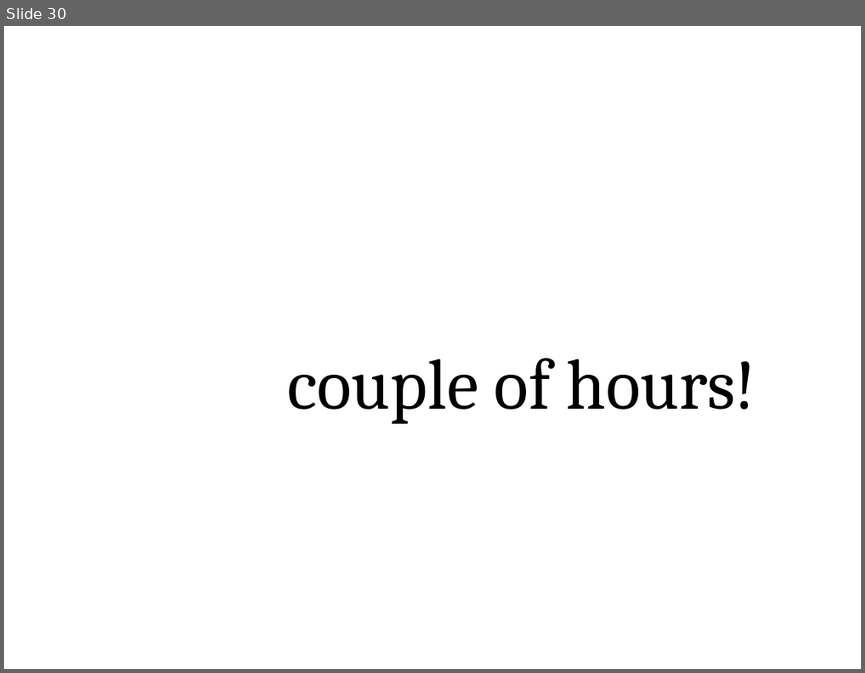
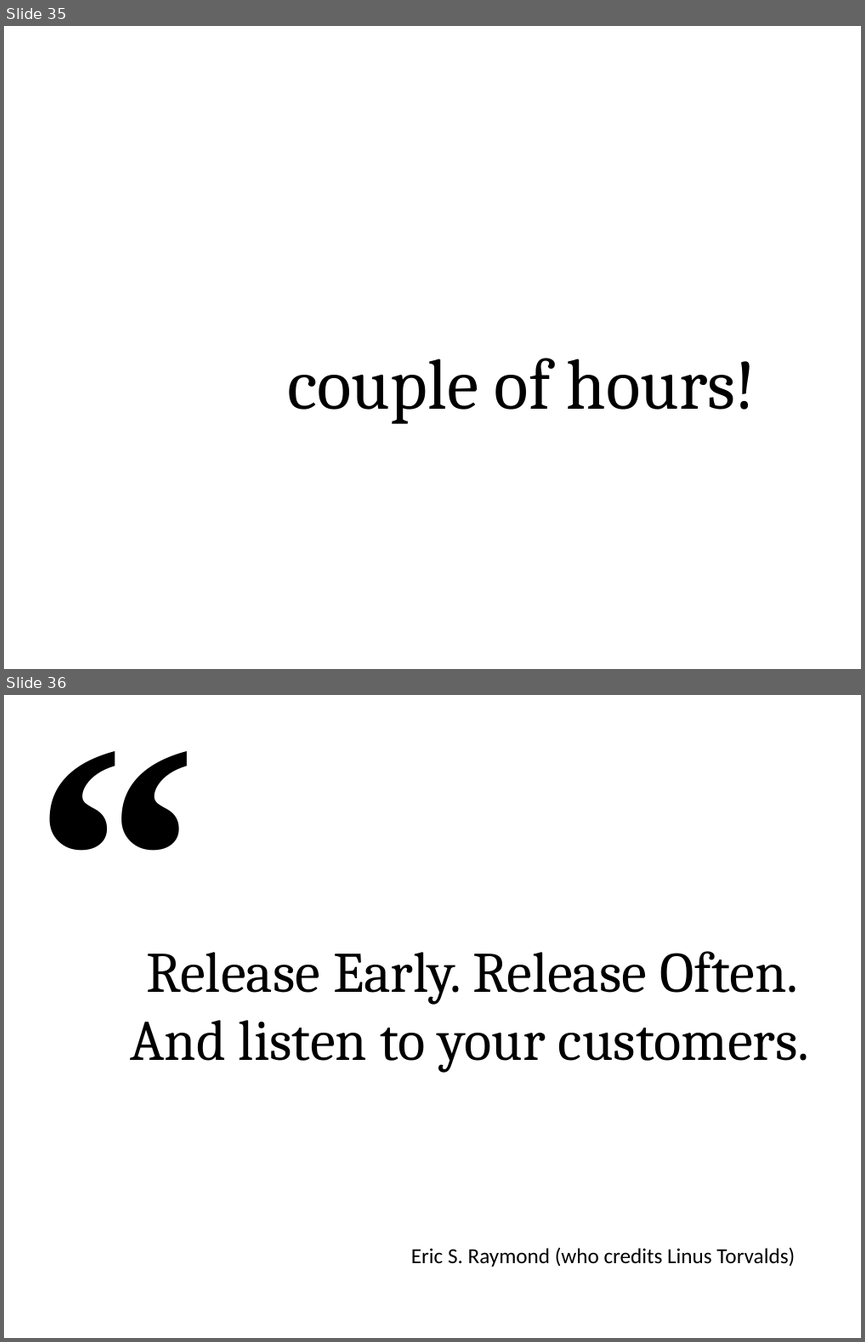
Before and after one commit to juanplopes/ci-alem-do-build, a slide deck: Presentation.pptx. Shown one above the other, each under a label of ours: slide 30 before the commit, slides 35 and 36 after it. The pictures are 865x673 and 865x1342 pixels, drawn with LibreOffice and Linux fonts; fonts in the diff are those of the drawing; background and template pictures are left out. Boxes give left, top, right and bottom in pixels: in the first picture for what was removed or moved away, otherwise in the second. Text is boxed around its words. In the diff, an @@ line names an element or a change of style, - is before the commit and + after.

```diff
--- a/Presentation.pptx
+++ b/Presentation.pptx
@@ slide 36 added at (x1=4, y1=695, x2=861, y2=1338), background #FFFFFF @@
@@ text added at (x1=25, y1=695, x2=276, y2=1043), 275 pt, text #000000, bold @@
+“
@@ text added at (x1=130, y1=951, x2=810, y2=1072), 48 pt, text #000000 @@
+Release Early. Release Often.
+And listen to your customers.
@@ text added at (x1=411, y1=1247, x2=794, y2=1266), 18 pt, text #000000 @@
+Eric S. Raymond (who credits Linus Torvalds)
@@ what was slide 30 is now slide 35 @@
```
Also in this commit, not shown: 6 slides changed, 18 other slides added, 14 slides removed, 3 other files.
